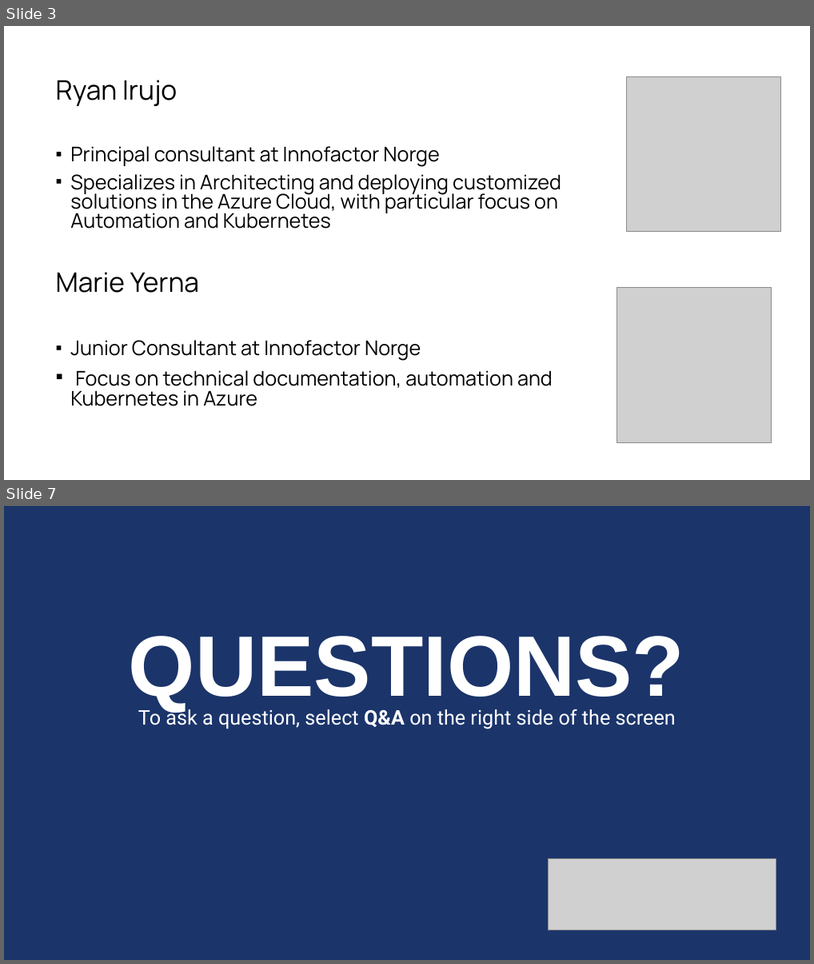
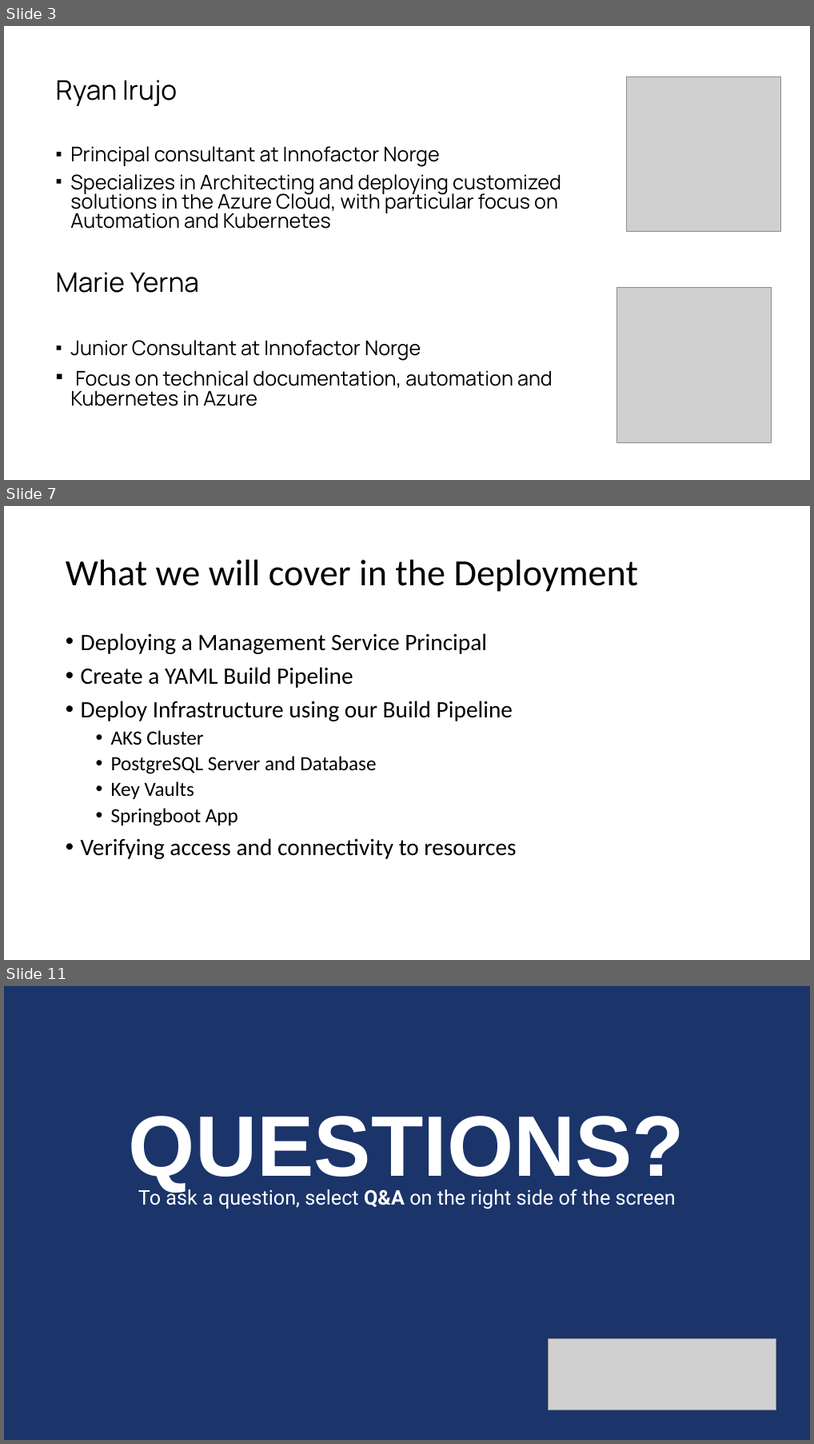
Before and after one commit to starkfell/iam-conf-2020-aks-practical-yaml, a slide deck: presentation.pptx. Shown one above the other, each under a label of ours: slides 3 and 7 before the commit, slides 3, 7 and 11 after it; the slides between them are not shown. The pictures are 814x964 and 814x1444 pixels, drawn with LibreOffice and Linux fonts; fonts in the diff are those of the drawing; grey boxes stand for pictures. Boxes give left, top, right and bottom in pixels: in the first picture for what was removed or moved away, otherwise in the second. Text is boxed around its words. In the diff, an @@ line names an element or a change of style, - is before the commit and + after.

```diff
--- a/presentation.pptx
+++ b/presentation.pptx
@@ slide 7 added at [4,506,810,960], background #FFFFFF @@
@@ title added at [66,560,638,592], 44 pt, text #000000 @@
+What we will cover in the Deployment
@@ text added at [81,633,516,859], 28 pt, text #000000 @@
+• Deploying a Management Service Principal
+• Create a YAML Build Pipeline
+• Deploy Infrastructure using our Build Pipeline
+  • AKS Cluster
+  • PostgreSQL Server and Database
+  • Key Vaults
+  • Springboot App
+• Verifying access and connectivity to resources
@@ what was slide 7 is now slide 11 @@
```
Also in this commit, not shown: 4 slides changed, 3 other slides added, 2 other files.
